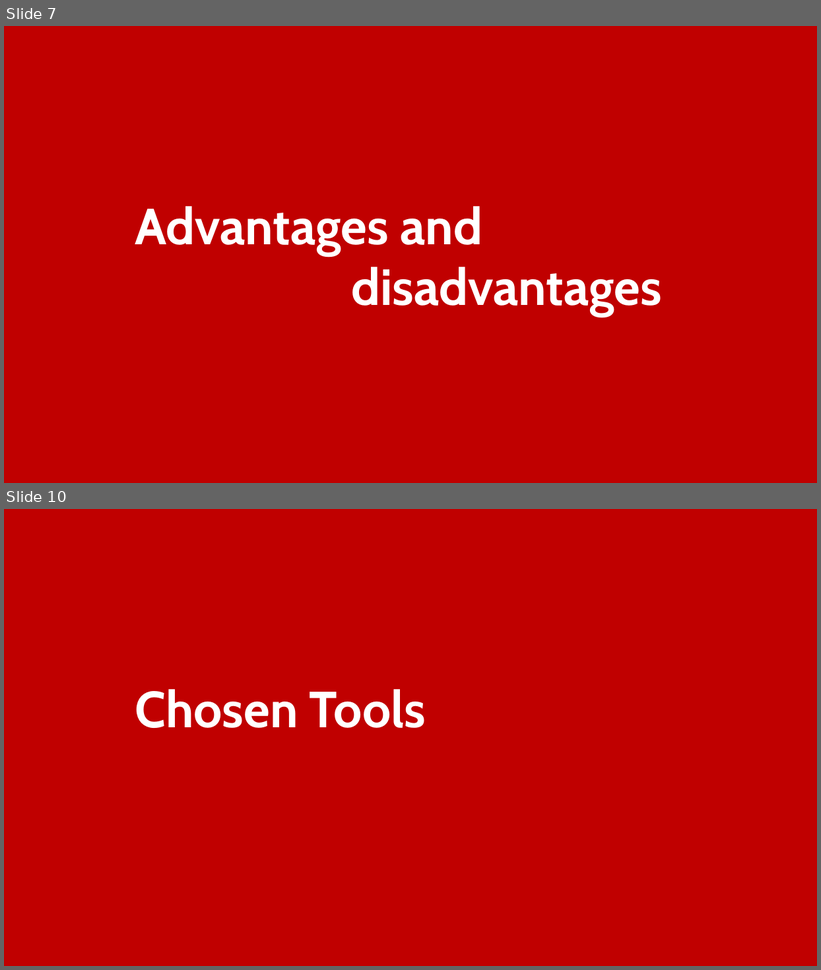
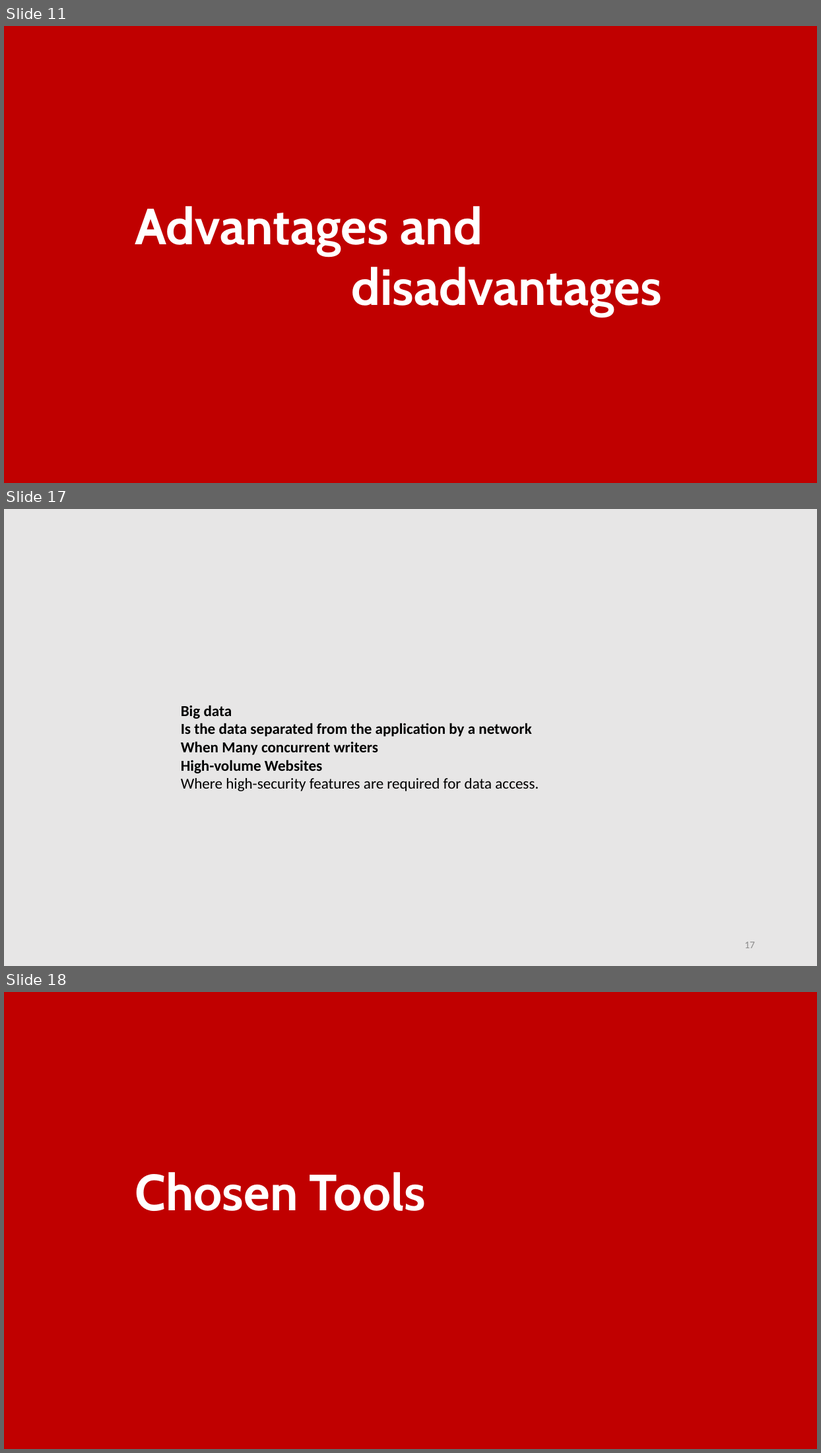
Before and after one commit to lahcenrahlaoui/Wingardium_Leviosaaaa, a slide deck: Presentation-projet-SQLite.pptx. Shown one above the other, each under a label of ours: slides 7 and 10 before the commit, slides 11, 17 and 18 after it; the slides between them are not shown. The pictures are 821x970 and 821x1453 pixels, drawn with LibreOffice and Linux fonts; fonts in the diff are those of the drawing. Boxes give left, top, right and bottom in pixels: in the first picture for what was removed or moved away, otherwise in the second. Text is boxed around its words. In the diff, an @@ line names an element or a change of style, - is before the commit and + after.

```diff
--- a/Presentation-projet-SQLite.pptx
+++ b/Presentation-projet-SQLite.pptx
@@ slide 17 added at [4,509,817,966], background #E7E6E6 @@
@@ text added at [181,705,539,791], 18 pt, text #000000, bold @@
+Big data
+Is the data separated from the application by a network
+When Many concurrent writers
+High-volume Websites
+Where high-security features are required for data access.
@@ page number added at [745,942,755,949], 12 pt, text #8C8C8C @@
+17
@@ what was slide 7 is now slide 11 @@
@@ what was slide 10 is now slide 18 @@
```
Also in this commit, not shown: 4 slides changed, 9 other slides added, 1 slide removed, 7 other files.
